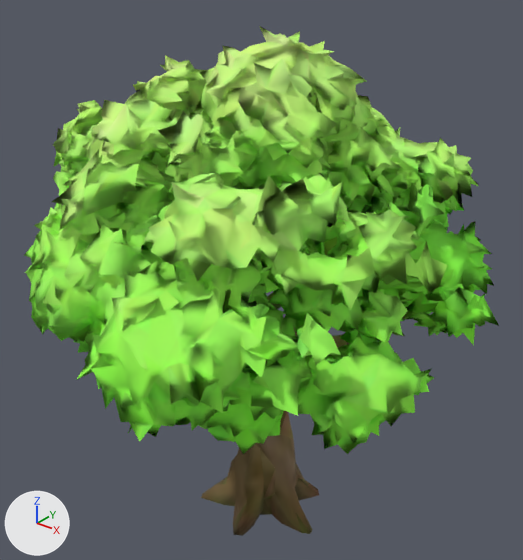
Two versions of the glTF model island-editor/public/models/tree.glb, one commit apart.
Before and after are seen from a 50 mm camera at (1.295, -1.634, 1.937) aimed at (-0.027, 0.018, 0.913). The lights are fixed; the arrows at lower left show +X, +Y and +Z. The older version comes first. Where no turn or scale is listed for an object, it has been applied to the vertices. Vertices at exactly the same position are counted once.

Objects in the first picture: 'crown'.
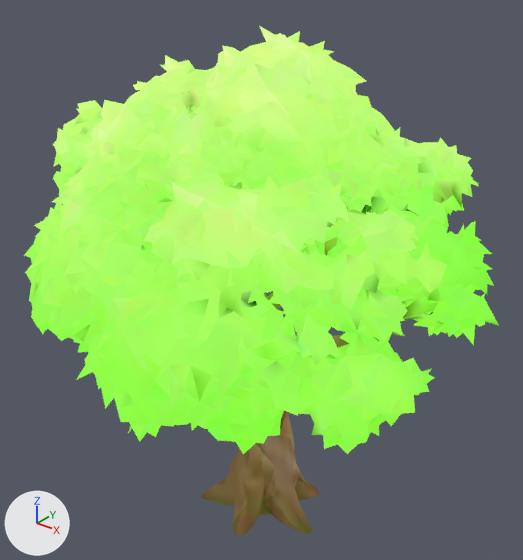
Where the change shows, as pixel boxes (x1, y1, x2, y2) in the pictures (523 x 560 px):
'crown', recoloured, shading changed (lighter)
    both: (24, 26, 499, 536)

Edits to the bpy script that builds the scene:
```text
Change mat_tree_surface:
    remove # nodes: BsdfPrincipled, OutputMaterial, TexImage
    nodes: BsdfTransparent, Emission, LightPath, MixShader, OutputMaterial, TexImage
Change me_mesh_0:
    where me_mesh_0.from_pydata(...)  # 14602 vertices, 31365 faces; spans x -0.69..0.69, y -0.79..0.79, z -0.85..0.85
    used by ob_crown; location = (0.0, 0.0, 0.85)
    me_mesh_0 part 1: all faces are now shaded flat (31141 of 31365 changed)
```
